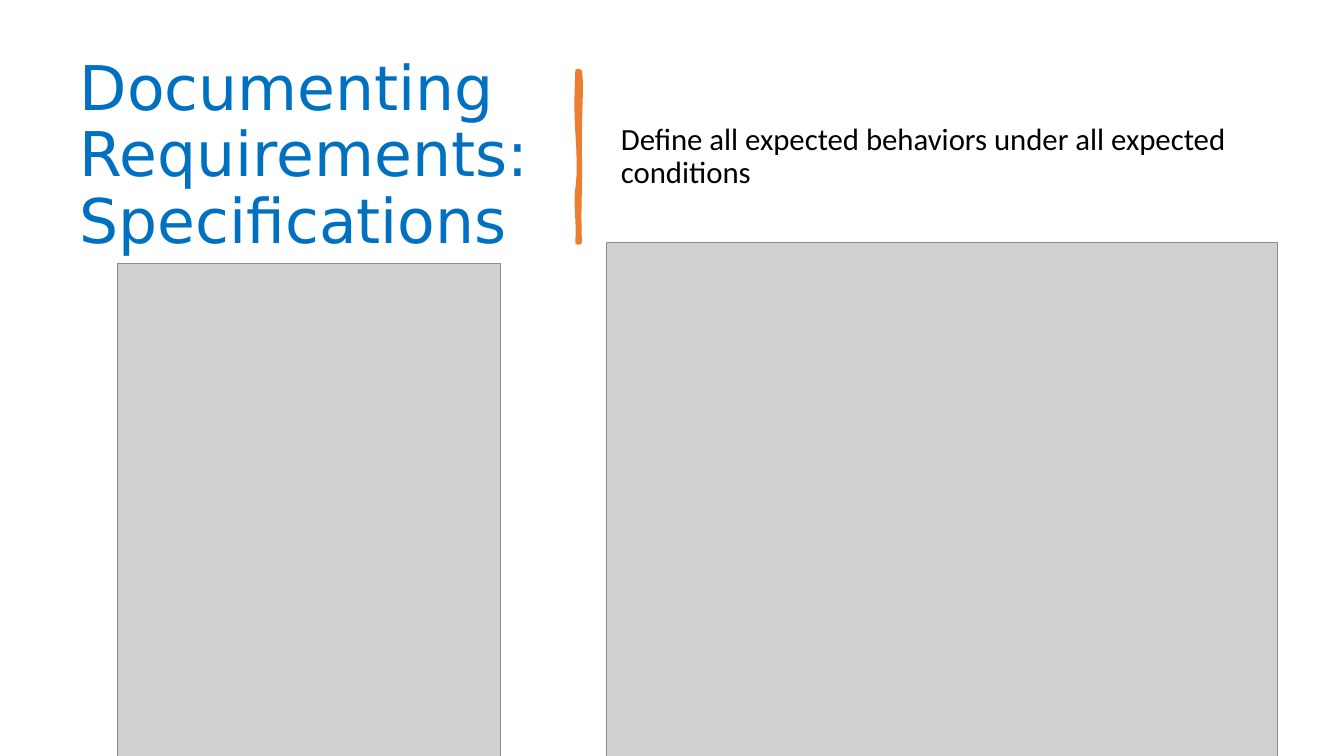
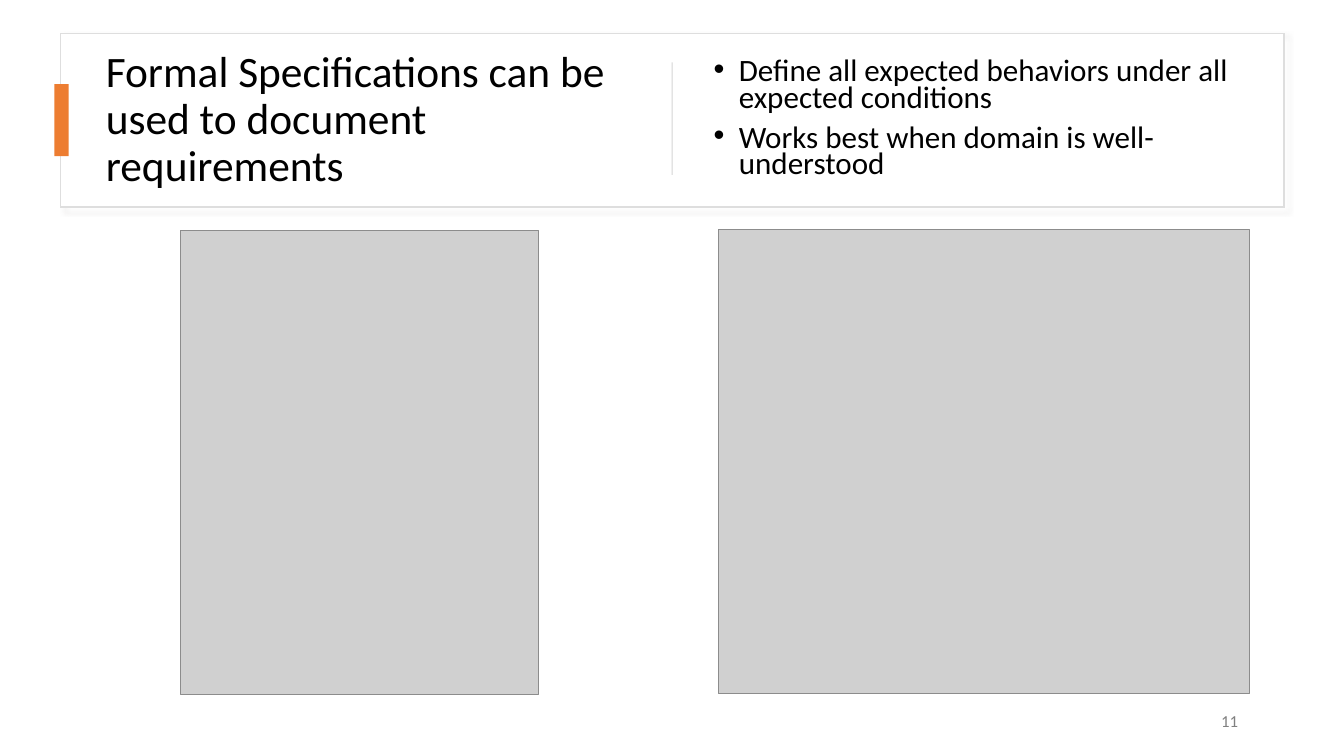
Before and after one commit to neu-se/CS4530-Spring-2022, a slide deck: slide 11 of Slides/Lesson 3.1 Requirements Gathering.pptx (slide 10 before the commit). Drawn at 1344x756 pixels with LibreOffice and Linux fonts; fonts in the diff are those of the drawing; grey boxes stand for pictures. Boxes give left, top, right and bottom in pixels: in the first picture for what was removed or moved away, otherwise in the second. Text is boxed around its words. In the diff, an @@ line names an element or a change of style, - is before the commit and + after.

```diff
--- a/Slides/Lesson 3.1 Requirements Gathering.pptx
+++ b/Slides/Lesson 3.1 Requirements Gathering.pptx
@@ rectangle added at box(60, 33, 1285, 207), fill #FFFFFF, outline #DEDEDE 1 pt @@
@@ title at box(106, 57, 604, 188): text changed; size 44 to 31 pt; font DejaVu Sans to Calibri; text colour #0070C0 to #000000 @@
-Documenting Requirements: Specifications
+Formal Specifications can be used to document requirements
@@ text "Define all expected behaviors under ...": place and size @@
-text "Define all expected behaviors under ..." at box(621, 128, 1225, 184)
+text "Define all expected behaviors under ..." at box(739, 59, 1227, 175)
@@ text at box(739, 59, 1227, 113): size 22 to 22.2 pt in "Define all expected behaviors under all expected ..."; bullet none to •; line spacing 0.9 to 0.7 @@
@@ rectangle added at box(54, 85, 69, 157), fill #ED7D31 @@
@@ freeform shape removed at box(578, 71, 580, 242) @@
@@ rectangle added at box(672, 62, 673, 175), fill #D5D5D5 @@
@@ text at box(739, 126, 1154, 175): paragraph added @@
+• Works best when domain is well-understood
@@ picture: place and size @@
-picture at box(117, 263, 500, 756)
+picture at box(180, 231, 538, 695)
@@ picture: place and size @@
-picture at box(606, 242, 1277, 756)
+picture at box(719, 230, 1250, 694)
@@ page number added at box(1221, 716, 1238, 727), 12 pt, text #808080 @@
+11
```
Also in this commit, not shown: 7 other slides changed, 1 slide added, 1 slide removed.
